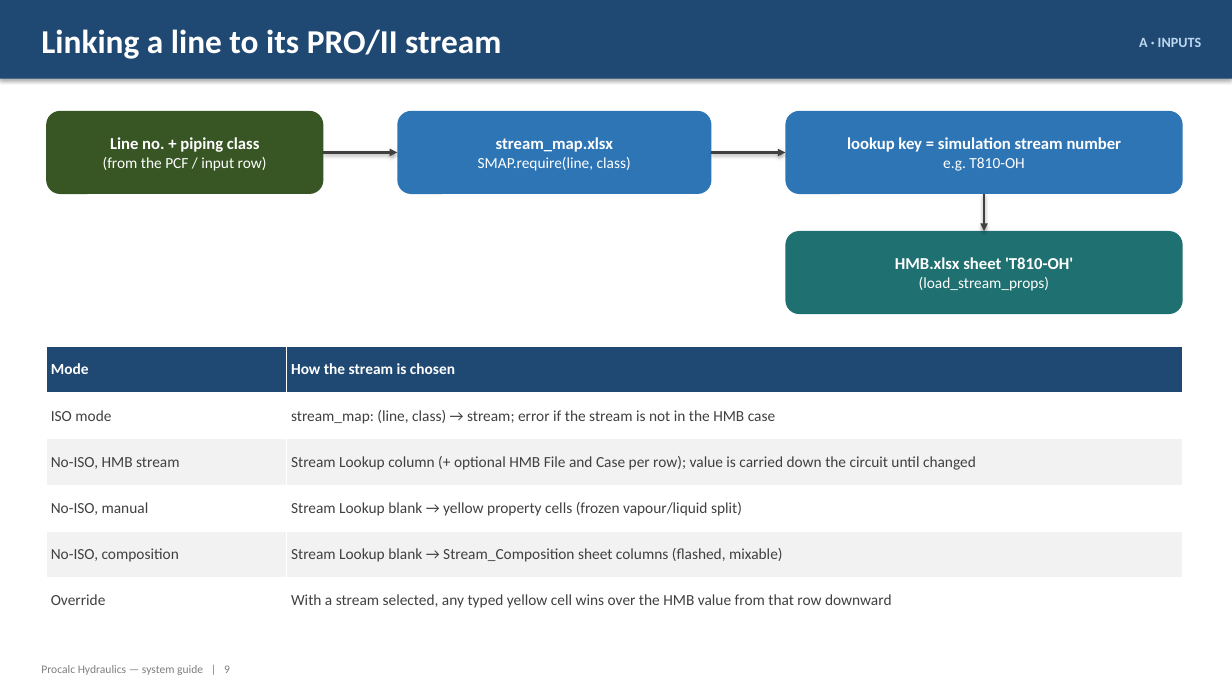
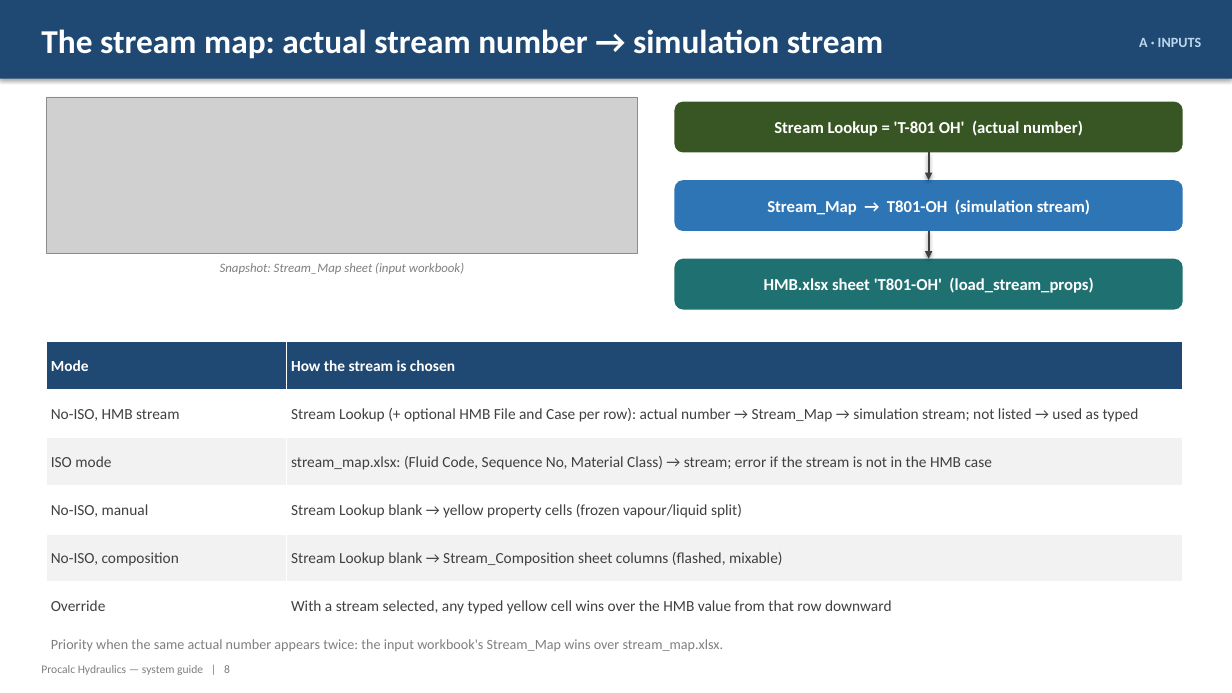
Before and after one commit to ipratikmenon/procalc, a slide deck: slide 8 of Hydraulics/Procalc_Hydraulics_System_Guide.pptx (slide 9 before the commit). Drawn at 1232x693 pixels with LibreOffice and Linux fonts; fonts in the diff are those of the drawing; grey boxes stand for pictures. Boxes give left, top, right and bottom in pixels: in the first picture for what was removed or moved away, otherwise in the second. Text is boxed around its words. In the diff, an @@ line names an element or a change of style, - is before the commit and + after.

```diff
--- a/Hydraulics/Procalc_Hydraulics_System_Guide.pptx
+++ b/Hydraulics/Procalc_Hydraulics_System_Guide.pptx
@@ text at <box>41,29,883,59</box>: text changed @@
-Linking a line to its PRO/II stream
+The stream map: actual stream number → simulation stream
@@ rounded rectangle removed at <box>46,111,323,194</box> @@
-Line no. + piping class
-(from the PCF / input row)
@@ picture added at <box>46,97,638,253</box> @@
@@ rounded rectangle removed at <box>397,111,712,194</box> @@
-stream_map.xlsx
-SMAP.require(line, class)
@@ rounded rectangle "Stream Lookup = 'T-801 OH' ...": place and size @@
-rounded rectangle "Stream Lookup = 'T-801 OH' ..." at <box>786,111,1183,194</box>
+rounded rectangle "Stream Lookup = 'T-801 OH' ..." at <box>675,102,1183,152</box>
@@ rounded rectangle "Stream Lookup = 'T-801 OH' ..." at <box>675,102,1183,152</box>: fill #2E75B6 to #375623 @@
@@ text in rounded rectangle at <box>774,121,1083,136</box>: text changed @@
-lookup key = simulation stream number
-e.g. T810-OH
+Stream Lookup = 'T-801 OH' (actual number)
@@ arrow removed from (323, 152) to (397, 152) @@
@@ arrow removed from (712, 152) to (786, 152) @@
@@ arrow added from (929, 152) to (929, 180), #404040 1.75 pt @@
@@ rounded rectangle added at <box>675,180,1183,231</box>, fill #2E75B6, 13 pt, text #FFFFFF, bold @@
+Stream_Map → T801-OH (simulation stream)
@@ arrow moved from (984, 194) - (984, 231) to (929, 231) - (929, 259) @@
@@ text added at <box>220,263,464,274</box>, 10 pt, text #7F7F7F, italic @@
+Snapshot: Stream_Map sheet (input workbook)
@@ rounded rectangle "HMB.xlsx sheet 'T801-OH' (load_stream_props)": place and size @@
-rounded rectangle "HMB.xlsx sheet 'T801-OH' (load_stream_props)" at <box>786,231,1183,314</box>
+rounded rectangle "HMB.xlsx sheet 'T801-OH' (load_stream_props)" at <box>675,259,1183,310</box>
@@ text in rounded rectangle at <box>764,278,1093,293</box>: text changed @@
-HMB.xlsx sheet 'T810-OH'
-(load_stream_props)
+HMB.xlsx sheet 'T801-OH' (load_stream_props)
@@ table at <box>46,342,1183,630</box> @@
-row 2, column 1: ISO mode
+row 2, column 1: No-ISO, HMB stream
-row 2, column 2: stream_map: (line, class) → stream; error if the stream is not in the HMB case
+row 2, column 2: Stream Lookup (+ optional HMB File and Case per row): actual number → Stream_Map → simulation stream; not listed → used as typed
-row 3, column 1: No-ISO, HMB stream
+row 3, column 1: ISO mode
-row 3, column 2: Stream Lookup column (+ optional HMB File and Case per row); value is carried down the circuit until changed
+row 3, column 2: stream_map.xlsx: (Fluid Code, Sequence No, Material Class) → stream; error if the stream is not in the HMB case
@@ table: place and size @@
-table at <box>46,347,1183,624</box>
+table at <box>46,342,1183,630</box>
@@ text added at <box>51,639,724,651</box>, 11 pt, text #7F7F7F @@
+Priority when the same actual number appears twice: the input workbook's Stream_Map wins over stream_map.xlsx.
```
Also in this commit, not shown: 26 other slides changed, 4 slides added, 4 slides removed, 2 other files.
